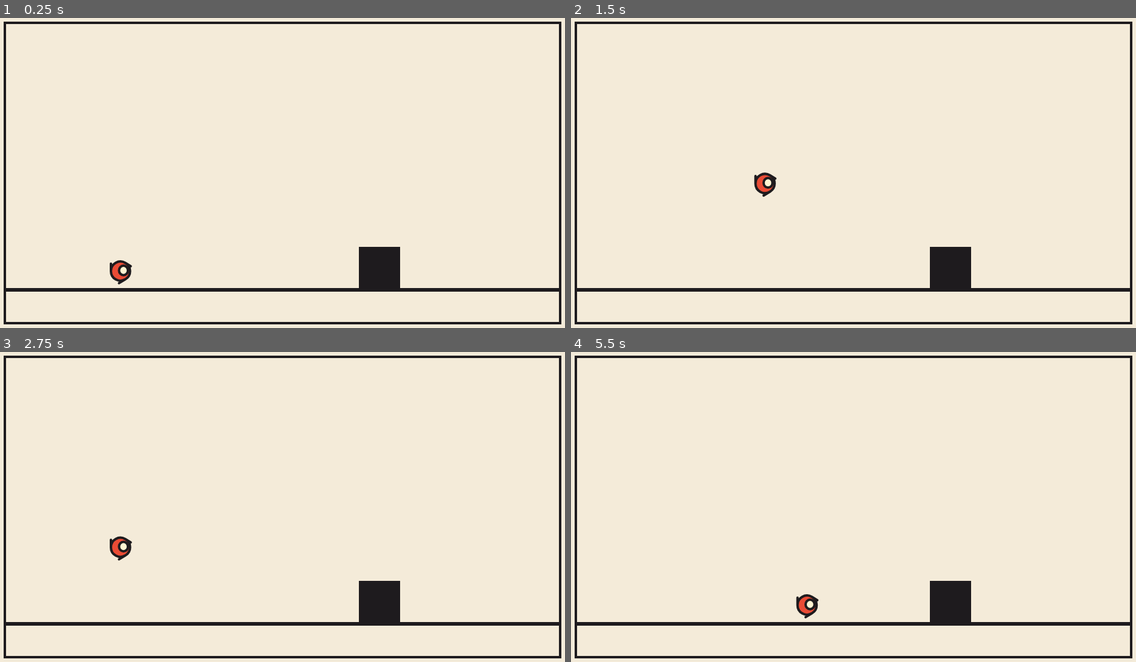
Above: before the commit, frames 1-4 (two rows, left to right).
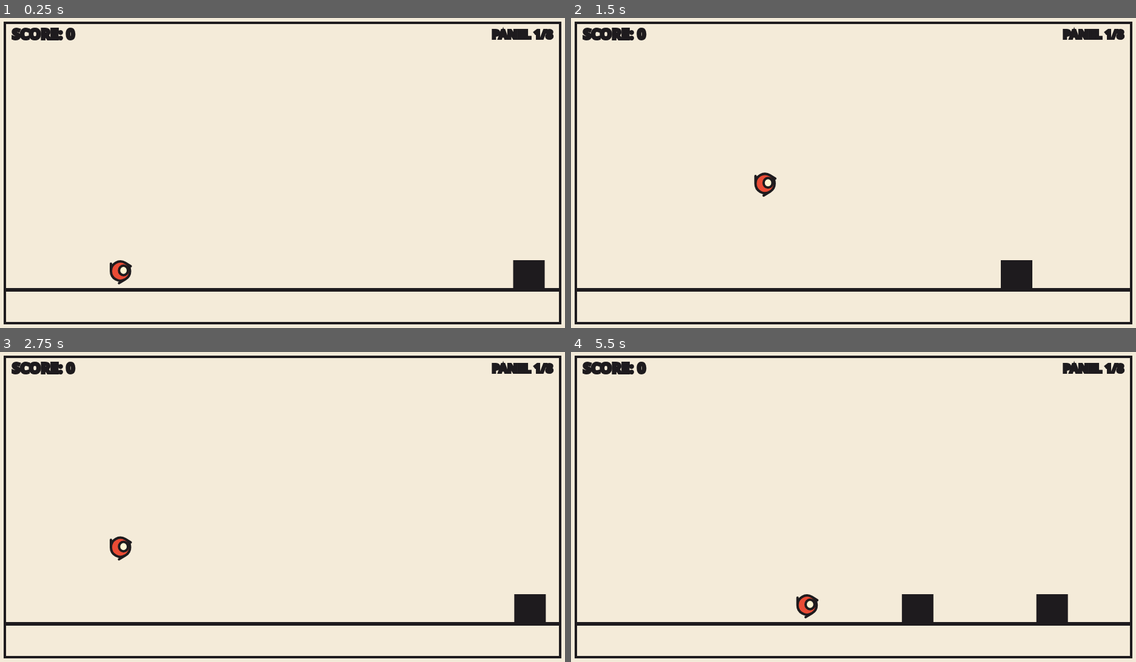
Above: after the commit, the same moments.

Repository: rfrondorf12/ai-girlies-jam-game
Game: browser game, page index.html
The game is run twice, just before and just after one commit, with the same random seed, the same clock (stepped at 60 frames per second) and the same inputs.
Inputs:
- Up to frame 1 (0.25 s): no input
- Up to frame 2 (1.5 s): hold Right from 1.03 s (still down); tap Space at 1.1 s
- Up to frame 3 (2.75 s): release Right at 1.53 s; hold Down 1.58-1.85 s; tap Space at 1.6, 2.1, 2.6 s; hold Left 1.9-2.47 s; tap R at 2.52 s; hold Up from 2.52 s (still down)
- Up to frame 4 (5.5 s): release Up at 2.82 s; hold Right 2.87-3.53 s; tap Space every 0.5 s from 3.1 to 5.1 s; hold Up 3.58-3.82 s; hold Left 3.87-4.3 s; hold Down 4.35-4.68 s; hold Right 4.73-5.23 s; hold Down from 5.28 s (still down)

The runs differ from the first frame. In frame 1, 2.2% of the frame differs, in the area x 2-99%, y 2-88%; in frame 2, 2.2%; in frame 3, 2.2%; in frame 4, 2.6%.

Commit message:
m2: monster spawn loop, stomp/slash kills, 8 panels, score, instant restart
Co-Authored-By: Claude Code <noreply@anthropic.com>

Diff:
--- a/main.js
+++ b/main.js
@@ -1,15 +1,18 @@
-// M1 gray box: one comic panel, a wedge hero that runs, jumps, slashes and stomps a plain test
-// target. Only the target's top edge is safe: side contact ends the run.
+// M2 loop: 8-panel comic runner with spawning monsters, stomp, slash, score, and instant restart.
 import {
   PLAYFIELD_W, PLAYFIELD_H, PANEL_MARGIN, GROUND_Y, GROUND_THICKNESS, OUTLINE_WIDTH, MAX_DT,
   GRAVITY, MAX_FALL_SPEED, JUMP_VELOCITY, MOVE_SPEED, PLAYER_W, PLAYER_H, PLAYER_START_X,
   SHAPE_ROUND, EYE_OFFSET_X, EYE_OFFSET_Y, EYE_RADIUS_X, EYE_RADIUS_Y,
   SLASH_DURATION, SLASH_REACH, SLASH_THICKNESS, SLASH_ARC_SPREAD, SLASH_SAMPLES, SHOULDER_HEIGHT,
-  TARGET_W, TARGET_H, TARGET_X, HIT_FLASH, STOMP_SQUASH,
+  MONSTER_W, MONSTER_H, MONSTER_SPEED, BASE_MONSTERS_PER_PANEL, SPAWN_INTERVAL, SPAWN_PANEL_MULTIPLIER,
+  HIT_FLASH, STOMP_SQUASH, STOMP_BOUNCE_VELOCITY,
+  PANEL_CLEAR_DELAY, PANEL_CLEAR_SCORE, MONSTER_KILL_SCORE,
+  SCORE_FONT_SIZE, PANEL_COUNTER_FONT_SIZE, PANEL_CLEAR_FONT_SIZE,
+  VICTORY_FONT_SIZE, VICTORY_TEXT, VICTORY_HINT,
   GAME_OVER_TEXT, RESTART_HINT, GAME_OVER_BANNER_Y, GAME_OVER_FONT_SIZE, GAME_OVER_HINT_SIZE,
   GAME_OVER_HINT_GAP, FONT_STACK,
-  COLOR_PAPER, COLOR_INK, COLOR_PLAYER, COLOR_EYE, COLOR_TARGET, COLOR_TARGET_HIT, COLOR_GROUND,
-  COLOR_DEATH,
+  COLOR_PAPER, COLOR_INK, COLOR_PLAYER, COLOR_EYE, COLOR_MONSTER, COLOR_GROUND,
+  COLOR_DEATH, PANEL_FLASH_COLOR,
 } from './tuning.js';
 
 const canvas = document.getElementById('game');
@@ -21,11 +24,32 @@
 
 // player.y is the bottom of the hero (its feet), not its top.
 const player = { x: 0, y: 0, vx: 0, vy: 0, facing: 1, grounded: false, slashTimer: 0 };
-const target = { hitTimer: 0, stompTimer: 0 };
-
-let gameOver = false;   // run has ended: physics freezes, the panel keeps drawing
-let jumpQueued = false; // a Space press waiting for update() to spend on a jump
-let slashQueued = false; // a '/' press waiting for update() to spend on a swing
+const monsters = [];
+
+let panel = 1;                // current comic panel, 1 through 8
+let spawnedThisPanel = 0;     // how many monsters have entered this panel
+let spawnTimer = 0;           // countdown to the next spawn
+let score = 0;                // run score
+let panelClearTimer = 0;      // >0 while "PANEL N CLEARED!" is shown
+let gameOver = false;         // run has ended: physics freezes, the panel keeps drawing
+let victory = false;          // all 8 panels cleared
+let jumpQueued = false;       // a Space press waiting for update() to spend on a jump
+let slashQueued = false;      // a '/' press waiting for update() to spend on a swing
+
+function monstersPerPanel(p) {
+  return BASE_MONSTERS_PER_PANEL + p;
+}
+
+function spawnMonster() {
+  monsters.push({
+    x: PLAYFIELD_W - PANEL_MARGIN - MONSTER_W / 2,
+    y: GROUND_Y,
+    w: MONSTER_W,
+    h: MONSTER_H,
+    dead: false,
+    hitTimer: 0,
+  });
+}
 
 function reset() {
   player.x = PLAYER_START_X;
@@ -35,16 +59,18 @@
   player.facing = 1;
   player.grounded = true;
   player.slashTimer = 0;
-  target.hitTimer = 0;
-  target.stompTimer = 0;
+  monsters.length = 0;
+  panel = 1;
+  spawnedThisPanel = 0;
+  spawnTimer = 0;
+  score = 0;
+  panelClearTimer = 0;
   gameOver = false;
+  victory = false;
   jumpQueued = false;
   slashQueued = false;
 }
 reset();
-
-const targetLeft = () => TARGET_X - TARGET_W / 2;
-const targetTop = () => GROUND_Y - TARGET_H;
 
 // ---------------------------------------------------------------------------
 // Input: held keys for movement, single presses for jump and slash
@@ -59,7 +85,7 @@
   if (e.repeat) return;
   // Space jumps while running, and retries once the run is over.
   if (e.code === 'Space') {
-    if (gameOver) reset();
+    if (gameOver || victory) reset();
     else jumpQueued = true;
   }
   if (e.code === 'Slash' || e.key === '/') slashQueued = true;
@@ -72,16 +98,24 @@
 // Update
 // ---------------------------------------------------------------------------
 
-// The slash arc is sampled into points; if any sample lands inside the target box
-// expanded by half the arc's thickness, the swing connected.
-function slashHitsTarget() {
+function killMonster(m) {
+  if (m.dead) return;
+  m.dead = true;
+  m.hitTimer = HIT_FLASH;
+  score += MONSTER_KILL_SCORE;
+}
+
+// The slash arc is sampled into points; if any sample lands inside a live
+// monster's AABB expanded by half the arc's thickness, the swing connected.
+function slashHitsMonster(m) {
+  if (m.dead) return false;
   const shoulderX = player.x;
   const shoulderY = player.y - PLAYER_H * SHOULDER_HEIGHT;
   const pad = SLASH_THICKNESS / 2;
-  const left = targetLeft() - pad;
-  const right = targetLeft() + TARGET_W + pad;
-  const top = targetTop() - pad;
-  const bottom = GROUND_Y + pad;
+  const left = m.x - m.w / 2 - pad;
+  const right = m.x + m.w / 2 + pad;
+  const top = m.y - m.h - pad;
+  const bottom = m.y + pad;
   const half = SLASH_ARC_SPREAD / 2;
 
   for (let i = 0; i < SLASH_SAMPLES; i++) {
@@ -93,9 +127,42 @@
   return false;
 }
 
+function updateMonsters(dt) {
+  for (const m of monsters) {
+    if (!m.dead) {
+      m.x -= MONSTER_SPEED * dt;
+      // Wrap from the left edge back to the right edge so the player must kill it.
+      if (m.x < -m.w / 2) m.x = PLAYFIELD_W - PANEL_MARGIN - m.w / 2;
+    }
+    m.hitTimer = Math.max(0, m.hitTimer - dt);
+  }
+  // Dead monsters linger bright for HIT_FLASH seconds, then leave the array.
+  for (let i = monsters.length - 1; i >= 0; i--) {
+    if (monsters[i].dead && monsters[i].hitTimer <= 0) monsters.splice(i, 1);
+  }
+}
+
+function advancePanel() {
+  score += PANEL_CLEAR_SCORE;
+  if (panel >= 8) {
+    victory = true;
+    return;
+  }
+  panel++;
+  spawnedThisPanel = 0;
+  spawnTimer = 0;
+  monsters.length = 0;
+}
+
 function update(dt) {
-  // The run has ended: hold physics still, the draw step keeps showing the panel.
-  if (gameOver) return;
+  // The run has ended or a panel is being celebrated: hold physics still.
+  if (gameOver || victory) return;
+
+  if (panelClearTimer > 0) {
+    panelClearTimer = Math.max(0, panelClearTimer - dt);
+    if (panelClearTimer <= 0) advancePanel();
+    return;
+  }
 
   // --- run ---
   let dir = 0;
@@ -121,30 +188,59 @@
   player.y += player.vy * dt;
   player.grounded = false;
 
-  // Land on the target's top edge when falling onto it: that is the stomp, and it is safe.
-  const overTarget = player.x + halfW > targetLeft() && player.x - halfW < targetLeft() + TARGET_W;
-  if (overTarget && player.vy > 0 && prevBottom <= targetTop() && player.y >= targetTop()) {
-    player.y = targetTop();
-    player.vy = 0;
-    player.grounded = true;
-    target.stompTimer = HIT_FLASH;
-  }
-
+  // --- spawn ---
+  spawnTimer -= dt;
+  if (spawnTimer <= 0 && spawnedThisPanel < monstersPerPanel(panel)) {
+    spawnMonster();
+    spawnedThisPanel++;
+    spawnTimer = SPAWN_INTERVAL / (1 + (panel - 1) * SPAWN_PANEL_MULTIPLIER);
+  }
+
+  updateMonsters(dt);
+
+  // --- stomp ---
+  // Falling onto a live monster's top edge kills it and bounces the player.
+  for (const m of monsters) {
+    if (m.dead) continue;
+    const mLeft = m.x - m.w / 2;
+    const mRight = m.x + m.w / 2;
+    const mTop = m.y - m.h;
+    const overlapX = player.x + halfW > mLeft && player.x - halfW < mRight;
+    if (overlapX && player.vy > 0 && prevBottom <= mTop && player.y >= mTop) {
+      player.y = mTop;
+      player.vy = STOMP_BOUNCE_VELOCITY;
+      player.grounded = true;
+      killMonster(m);
+      break;
+    }
+  }
+
+  // --- ground ---
   if (player.y >= GROUND_Y) {
     player.y = GROUND_Y;
     player.vy = 0;
     player.grounded = true;
   }
 
-  // Side contact: inside the target's box with the feet below its top edge means the hero
-  // ran into it rather than onto it. Shove the hero back out to the edge they came from so
-  // they cannot pass through, and end the run.
-  if (overTarget && player.y > targetTop()) {
-    player.x = player.x < TARGET_X ? targetLeft() - halfW : targetLeft() + TARGET_W + halfW;
-    player.vx = 0;
-    player.vy = 0;
-    gameOver = true;
-    return;
+  // --- side contact / overlap ---
+  // Any overlap with a live monster that wasn't a stomp ends the run.
+  for (const m of monsters) {
+    if (m.dead) continue;
+    const mLeft = m.x - m.w / 2;
+    const mRight = m.x + m.w / 2;
+    const mTop = m.y - m.h;
+    const mBottom = m.y;
+    const pLeft = player.x - halfW;
+    const pRight = player.x + halfW;
+    const pTop = player.y - PLAYER_H;
+    const pBottom = player.y;
+    if (pRight > mLeft && pLeft < mRight && pBottom > mTop && pTop < mBottom) {
+      player.x = player.x < m.x ? mLeft - halfW : mRight + halfW;
+      player.vx = 0;
+      player.vy = 0;
+      gameOver = true;
+      return;
+    }
   }
 
   // --- slash ---
@@ -154,11 +250,17 @@
   }
   if (player.slashTimer > 0) {
     player.slashTimer = Math.max(0, player.slashTimer - dt);
-    if (slashHitsTarget()) target.hitTimer = HIT_FLASH;
-  }
-
-  target.hitTimer = Math.max(0, target.hitTimer - dt);
-  target.stompTimer = Math.max(0, target.stompTimer - dt);
+    for (const m of monsters) {
+      if (!m.dead && slashHitsMonster(m)) killMonster(m);
+    }
+  }
+
+  // --- panel clear ---
+  if (spawnedThisPanel >= monstersPerPanel(panel) && monsters.every((m) => m.dead)) {
+    panelClearTimer = PANEL_CLEAR_DELAY;
+    jumpQueued = false;
+    slashQueued = false;
+  }
 }
 
 // ---------------------------------------------------------------------------
@@ -204,6 +306,16 @@
 function drawPanel() {
   ctx.fillStyle = COLOR_PAPER;
   ctx.fillRect(0, 0, PLAYFIELD_W, PLAYFIELD_H);
+
+  // Minimal inking flash while a panel clear is being celebrated.
+  if (panelClearTimer > 0) {
+    const flash = panelClearTimer / PANEL_CLEAR_DELAY;
+    ctx.fillStyle = PANEL_FLASH_COLOR;
+    ctx.globalAlpha = 0.15 + flash * 0.25;
+    ctx.fillRect(PANEL_MARGIN, PANEL_MARGIN, PLAYFIELD_W - PANEL_MARGIN * 2, PLAYFIELD_H - PANEL_MARGIN * 2);
+    ctx.globalAlpha = 1;
+  }
+
   ctx.lineWidth = OUTLINE_WIDTH;
   ctx.strokeStyle = COLOR_INK;
   ctx.strokeRect(PANEL_MARGIN, PANEL_MARGIN, PLAYFIELD_W - PANEL_MARGIN * 2, PLAYFIELD_H - PANEL_MARGIN * 2);
@@ -212,16 +324,20 @@
   ctx.fillRect(PANEL_MARGIN, GROUND_Y, PLAYFIELD_W - PANEL_MARGIN * 2, GROUND_THICKNESS);
 }
 
-function drawTarget() {
-  const squash = target.stompTimer > 0 ? STOMP_SQUASH * (target.stompTimer / HIT_FLASH) : 0;
-  const h = TARGET_H * (1 - squash);
-  const x = targetLeft();
-  const y = GROUND_Y - h;
-  ctx.fillStyle = target.hitTimer > 0 || target.stompTimer > 0 ? COLOR_TARGET_HIT : COLOR_TARGET;
-  ctx.fillRect(x, y, TARGET_W, h);
-  ctx.lineWidth = OUTLINE_WIDTH;
-  ctx.strokeStyle = COLOR_INK;
-  ctx.strokeRect(x, y, TARGET_W, h);
+function drawMonsters() {
+  for (const m of monsters) {
+    // Dead monsters stay bright for HIT_FLASH seconds before disappearing.
+    if (m.dead && m.hitTimer <= 0) continue;
+    const squash = m.hitTimer > 0 && !m.dead ? STOMP_SQUASH * (m.hitTimer / HIT_FLASH) : 0;
+    const h = m.h * (1 - squash);
+    const x = m.x - m.w / 2;
+    const y = m.y - h;
+    ctx.fillStyle = m.hitTimer > 0 ? COLOR_EYE : COLOR_MONSTER;
+    ctx.fillRect(x, y, m.w, h);
+    ctx.lineWidth = OUTLINE_WIDTH;
+    ctx.strokeStyle = COLOR_INK;
+    ctx.strokeRect(x, y, m.w, h);
+  }
 }
 
 function drawPlayer() {
@@ -264,6 +380,56 @@
   ctx.restore();
 }
 
+function drawScore() {
+  ctx.save();
+  ctx.textAlign = 'left';
+  ctx.textBaseline = 'top';
+  ctx.font = `bold ${SCORE_FONT_SIZE}px ${FONT_STACK}`;
+  ctx.lineWidth = OUTLINE_WIDTH;
+  ctx.strokeStyle = COLOR_INK;
+  const text = `SCORE: ${score}`;
+  const x = PANEL_MARGIN + 12;
+  const y = PANEL_MARGIN + 8;
+  ctx.strokeText(text, x, y);
+  ctx.fillStyle = COLOR_INK;
+  ctx.fillText(text, x, y);
+  ctx.restore();
+}
+
+function drawPanelCounter() {
+  ctx.save();
+  ctx.textAlign = 'right';
+  ctx.textBaseline = 'top';
+  ctx.font = `bold ${PANEL_COUNTER_FONT_SIZE}px ${FONT_STACK}`;
+  ctx.lineWidth = OUTLINE_WIDTH;
+  ctx.strokeStyle = COLOR_INK;
+  const text = `PANEL ${panel}/8`;
+  const x = PLAYFIELD_W - PANEL_MARGIN - 12;
+  const y = PANEL_MARGIN + 10;
+  ctx.strokeText(text, x, y);
+  ctx.fillStyle = COLOR_INK;
+  ctx.fillText(text, x, y);
+  ctx.restore();
+}
+
+function drawPanelClear() {
+  if (panelClearTimer <= 0) return;
+  const cx = PLAYFIELD_W / 2;
+  const cy = PLAYFIELD_H / 2;
+  ctx.save();
+  ctx.textAlign = 'center';
+  ctx.textBaseline = 'middle';
+  ctx.lineJoin = 'round';
+  ctx.strokeStyle = COLOR_INK;
+  ctx.font = `bold ${PANEL_CLEAR_FONT_SIZE}px ${FONT_STACK}`;
+  ctx.lineWidth = OUTLINE_WIDTH * 2.5;
+  const text = `PANEL ${panel} CLEARED!`;
+  ctx.strokeText(text, cx, cy);
+  ctx.fillStyle = COLOR_EYE;
+  ctx.fillText(text, cx, cy);
+  ctx.restore();
+}
+
 // The end-of-run marker: inked "GAME OVER" plus the retry prompt, centred in the panel.
 function drawGameOver() {
   if (!gameOver) return;
@@ -289,6 +455,36 @@
   ctx.restore();
 }
 
+function drawVictory() {
+  if (!victory) return;
+  const cx = PLAYFIELD_W / 2;
+  ctx.save();
+  ctx.textAlign = 'center';
+  ctx.textBaseline = 'middle';
+  ctx.lineJoin = 'round';
+  ctx.strokeStyle = COLOR_INK;
+
+  ctx.font = `bold ${VICTORY_FONT_SIZE}px ${FONT_STACK}`;
+  ctx.lineWidth = OUTLINE_WIDTH * 3;
+  ctx.strokeText(VICTORY_TEXT, cx, GAME_OVER_BANNER_Y);
+  ctx.fillStyle = COLOR_PLAYER;
+  ctx.fillText(VICTORY_TEXT, cx, GAME_OVER_BANNER_Y);
+
+  ctx.font = `bold ${GAME_OVER_HINT_SIZE}px ${FONT_STACK}`;
+  ctx.lineWidth = OUTLINE_WIDTH * 1.5;
+  const scoreY = GAME_OVER_BANNER_Y + GAME_OVER_HINT_GAP;
+  const scoreText = `FINAL SCORE: ${score}`;
+  ctx.strokeText(scoreText, cx, scoreY);
+  ctx.fillStyle = COLOR_INK;
+  ctx.fillText(scoreText, cx, scoreY);
+
+  const hintY = scoreY + GAME_OVER_HINT_GAP;
+  ctx.strokeText(VICTORY_HINT, cx, hintY);
+  ctx.fillStyle = COLOR_INK;
+  ctx.fillText(VICTORY_HINT, cx, hintY);
+  ctx.restore();
+}
+
 function draw() {
   ctx.setTransform(1, 0, 0, 1, 0, 0);
   ctx.fillStyle = COLOR_PAPER;
@@ -296,10 +492,14 @@
   ctx.setTransform(view.scale, 0, 0, view.scale, view.x, view.y);
 
   drawPanel();
-  drawTarget();
+  drawMonsters();
   drawPlayer();
   drawSlash();
+  drawScore();
+  drawPanelCounter();
+  drawPanelClear();
   drawGameOver();
+  drawVictory();
 }
 
 // ---------------------------------------------------------------------------
--- a/tuning.js
+++ b/tuning.js
@@ -31,12 +31,28 @@
 export const SLASH_SAMPLES = 64;       // points sampled along the arc for hit detection
 export const SHOULDER_HEIGHT = 0.55;   // arc pivot height above the feet, as a fraction of player height
 
-// --- Test target ---
-export const TARGET_W = 64;      // target box width
-export const TARGET_H = 66;      // target box height
-export const TARGET_X = 640;     // target box centre x, sitting on the ground line
-export const HIT_FLASH = 0.22;   // seconds a slash hit or stomp keeps the target lit up
-export const STOMP_SQUASH = 0.2; // how flat the target squashes on a stomp, as a fraction of its height
+// --- Monsters ---
+export const MONSTER_W = 48;           // ground-crawling ink rectangle width
+export const MONSTER_H = 44;           // ground-crawling ink rectangle height
+export const MONSTER_SPEED = 110;      // crawling speed in units per second, moving left
+export const BASE_MONSTERS_PER_PANEL = 2; // quota base added to the current panel number
+export const SPAWN_INTERVAL = 2.0;     // seconds between monster spawns at panel 1
+export const SPAWN_PANEL_MULTIPLIER = 0.25; // per-panel factor that raises spawn rate (interval / multiplier)
+export const HIT_FLASH = 0.22;         // seconds a killed monster stays bright before disappearing
+export const STOMP_SQUASH = 0.2;       // how flat the monster squashes on a stomp, as a fraction of its height
+export const STOMP_BOUNCE_VELOCITY = -520; // small upward bounce after a successful stomp
+
+// --- Panels / scoring ---
+export const PANEL_CLEAR_DELAY = 1.4;  // seconds "PANEL N CLEARED!" stays on screen
+export const PANEL_CLEAR_SCORE = 100;  // points awarded for clearing a panel
+export const MONSTER_KILL_SCORE = 50;  // points awarded for each stomp or slash kill
+export const SCORE_FONT_SIZE = 24;     // score counter text size in playfield units
+export const PANEL_COUNTER_FONT_SIZE = 20; // panel X/8 counter text size
+export const PANEL_CLEAR_FONT_SIZE = 56;   // "PANEL N CLEARED!" text size
+export const VICTORY_FONT_SIZE = 72;   // victory banner text size
+export const VICTORY_TEXT = 'VICTORY!'; // banner shown after clearing panel 8
+export const VICTORY_HINT = 'Press R or Space to play again'; // prompt under victory banner
+export const PANEL_FLASH_COLOR = '#FFF4D2'; // bright ink flash behind the panel during a clear
 
 // --- Game over ---
 export const GAME_OVER_TEXT = 'GAME OVER!';        // banner shown when a run ends
@@ -52,7 +68,6 @@
 export const COLOR_PAPER = '#F4EBD9';       // warm newsprint page
 export const COLOR_INK = '#1E1B1E';         // comic ink outline
 export const COLOR_PLAYER = '#E94B35';      // the hero's red body
-export const COLOR_EYE = '#FFF4D2';         // the hero's cream eye and hit flash
-export const COLOR_TARGET = '#1E1B1E';      // test target at rest
-export const COLOR_TARGET_HIT = '#FFF4D2';  // test target when hit
+export const COLOR_EYE = '#FFF4D2';         // the hero's cream eye and monster hit flash
+export const COLOR_MONSTER = '#1E1B1E';     // ground-crawling ink rectangle
 export const COLOR_GROUND = '#1E1B1E';      // ground line ink
